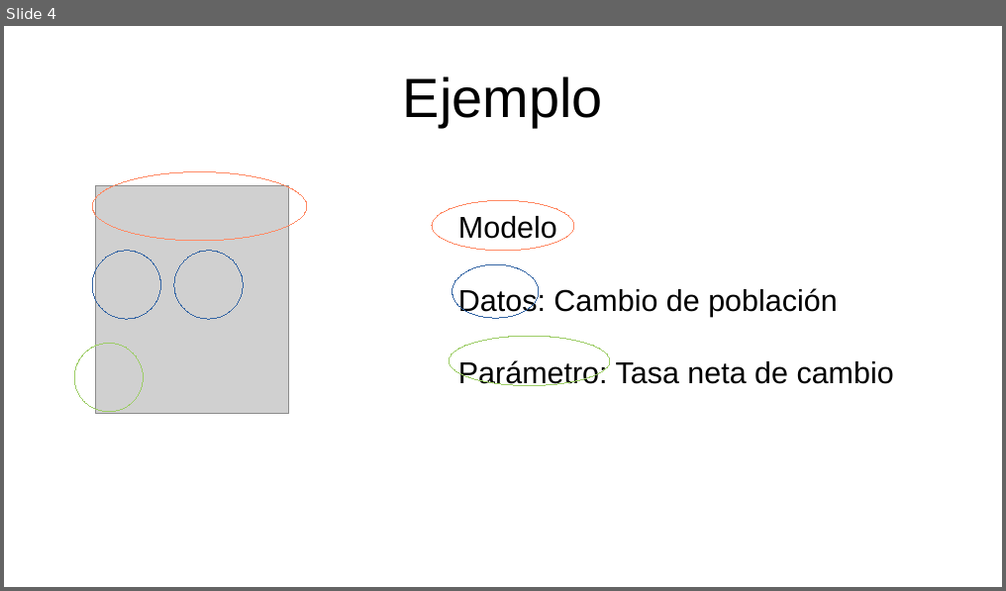
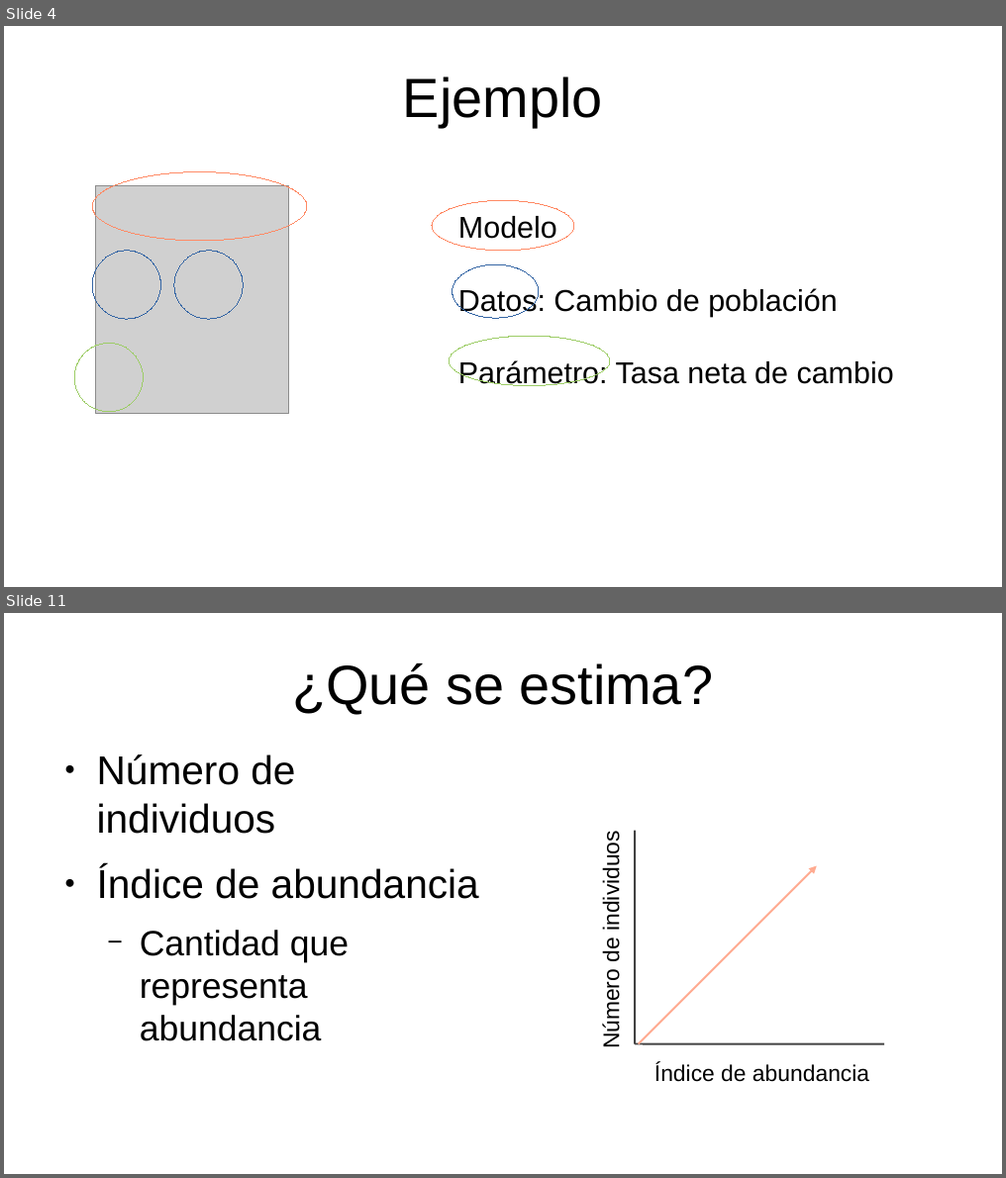
Before and after one commit to gerardommc/Ecologia-poblaciones, a slide deck: Unidad-2/Estimacion-tamano.odp. Shown one above the other, each under a label of ours: slide 4 before the commit, slides 4 and 11 after it; the slides between them are not shown. The pictures are 1006x591 and 1006x1178 pixels, drawn with LibreOffice and Linux fonts; fonts in the diff are those of the drawing; grey boxes stand for pictures. Boxes give left, top, right and bottom in pixels: in the first picture for what was removed or moved away, otherwise in the second. Text is boxed around its words. In the diff, an @@ line names an element or a change of style, - is before the commit and + after.

Commit message:
Estimacion tamano 1

```diff
--- a/Unidad-2/Estimacion-tamano.odp
+++ b/Unidad-2/Estimacion-tamano.odp
@@ slide 11 added at (4, 613, 1002, 1174), background #FFFFFF @@
@@ title added at (292, 663, 714, 714), 44 pt, text #000000 @@
+¿Qué se estima?
@@ text added at (97, 755, 479, 1042), 32 pt, text #000000 @@
+● Número de individuos
+● Índice de abundancia
+  − Cantidad que representa abundancia
@@ text added at (599, 843, 625, 1047), 18 pt, text #000000 @@
+Número de individuos
@@ line added from (636, 1044) to (636, 831), #424242 1.5 pt @@
@@ arrow added from (639, 1044) to (817, 866), #FFAB91 1.5 pt @@
@@ line added from (636, 1044) to (884, 1044), #424242 1.5 pt @@
@@ text added at (654, 1062, 869, 1082), 18 pt, text #000000 @@
+Índice de abundancia
```
Also in this commit, not shown: 7 other slides added, 1 slide removed, 11 other files.
